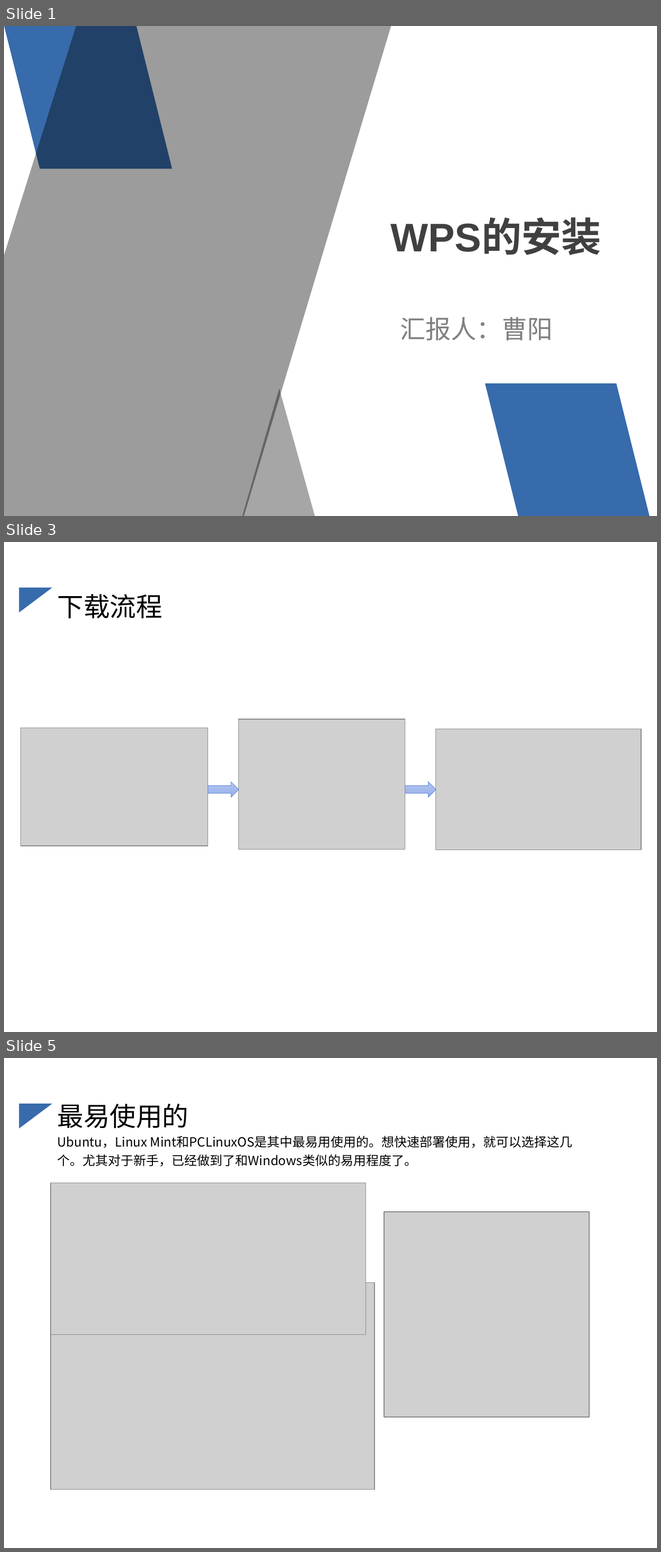
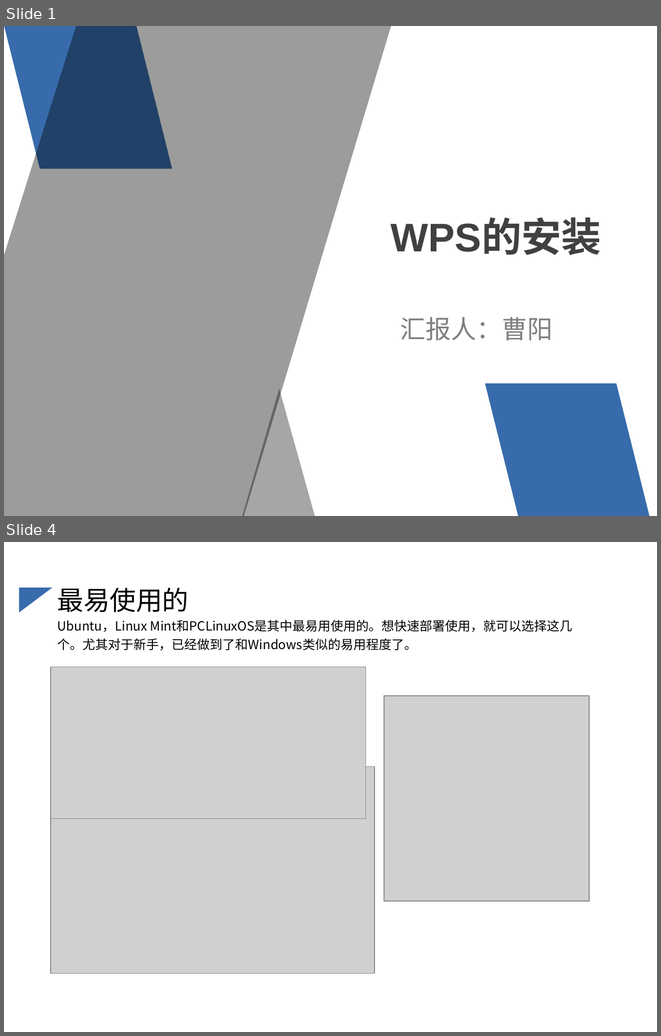
Before and after one commit to caoyang7/caoyang.github.io, a slide deck: _posts/Linux的发行版本.ppt. Shown one above the other, each under a label of ours: slides 1, 3 and 5 before the commit, slides 1 and 4 after it; the slides between them are not shown. The pictures are 661x1552 and 661x1036 pixels, drawn with LibreOffice and Linux fonts; fonts in the diff are those of the drawing; grey boxes stand for pictures; background and template pictures are left out. Boxes give left, top, right and bottom in pixels: in the first picture for what was removed or moved away, otherwise in the second. Text is boxed around its words. In the diff, an @@ line names an element or a change of style, - is before the commit and + after.

```diff
--- a/_posts/Linux的发行版本.ppt
+++ b/_posts/Linux的发行版本.ppt
@@ slide 3 removed at (x1=4, y1=542, x2=657, y2=1032), background #FFFFFF; not listed: 1 template element that a slide beside it also shows @@
@@ title removed at (x1=58, y1=594, x2=163, y2=618) @@
-下载流程
@@ picture removed at (x1=21, y1=728, x2=209, y2=846) @@
@@ picture removed at (x1=238, y1=719, x2=405, y2=849) @@
@@ picture removed at (x1=435, y1=729, x2=641, y2=849) @@
@@ right arrow removed at (x1=208, y1=782, x2=238, y2=797) @@
@@ right arrow removed at (x1=405, y1=782, x2=435, y2=797) @@
@@ what was slide 5 is now slide 4 @@
```
Also in this commit, not shown: 3 slides changed, 1 slide added, 5 other slides removed, 3 other files.
